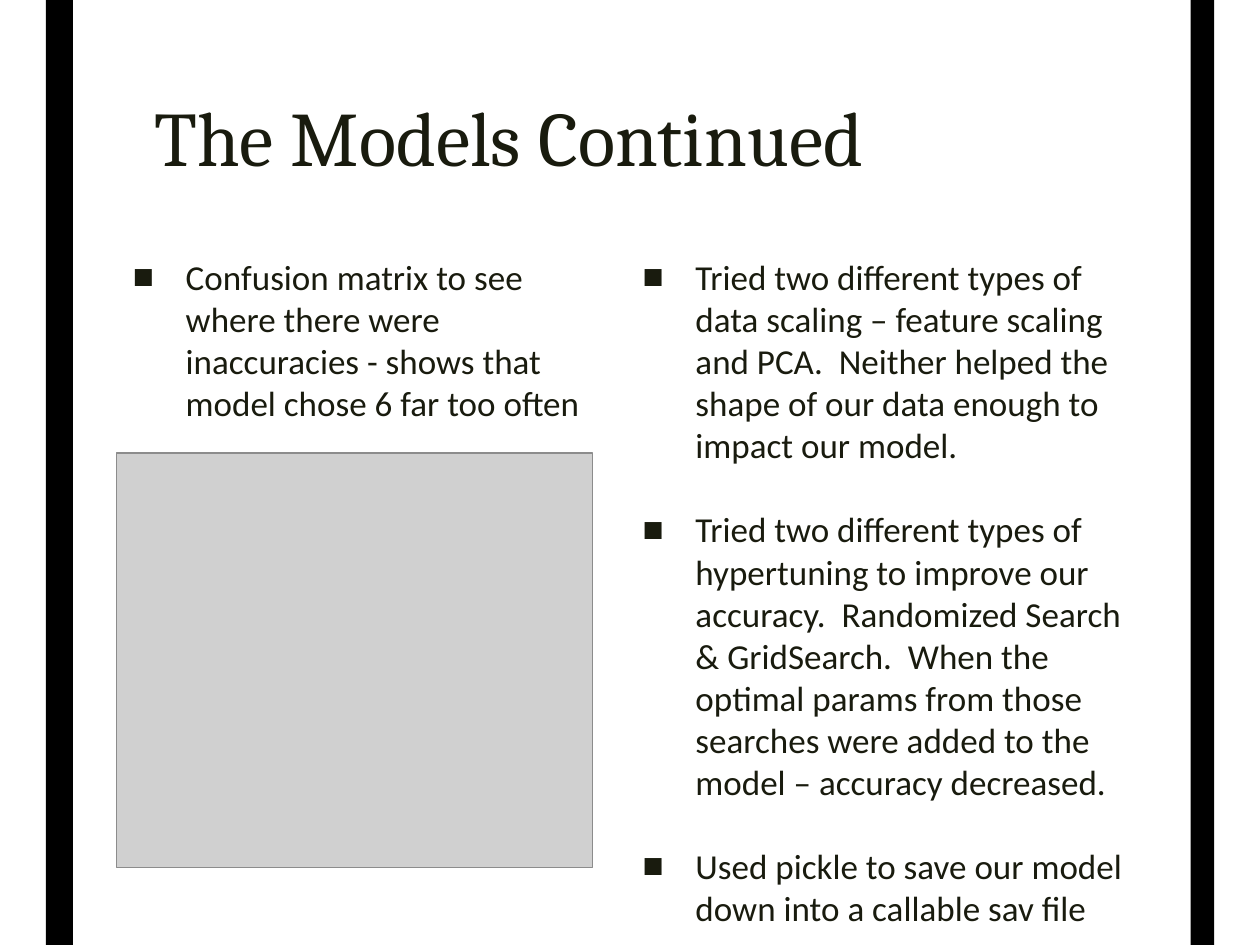
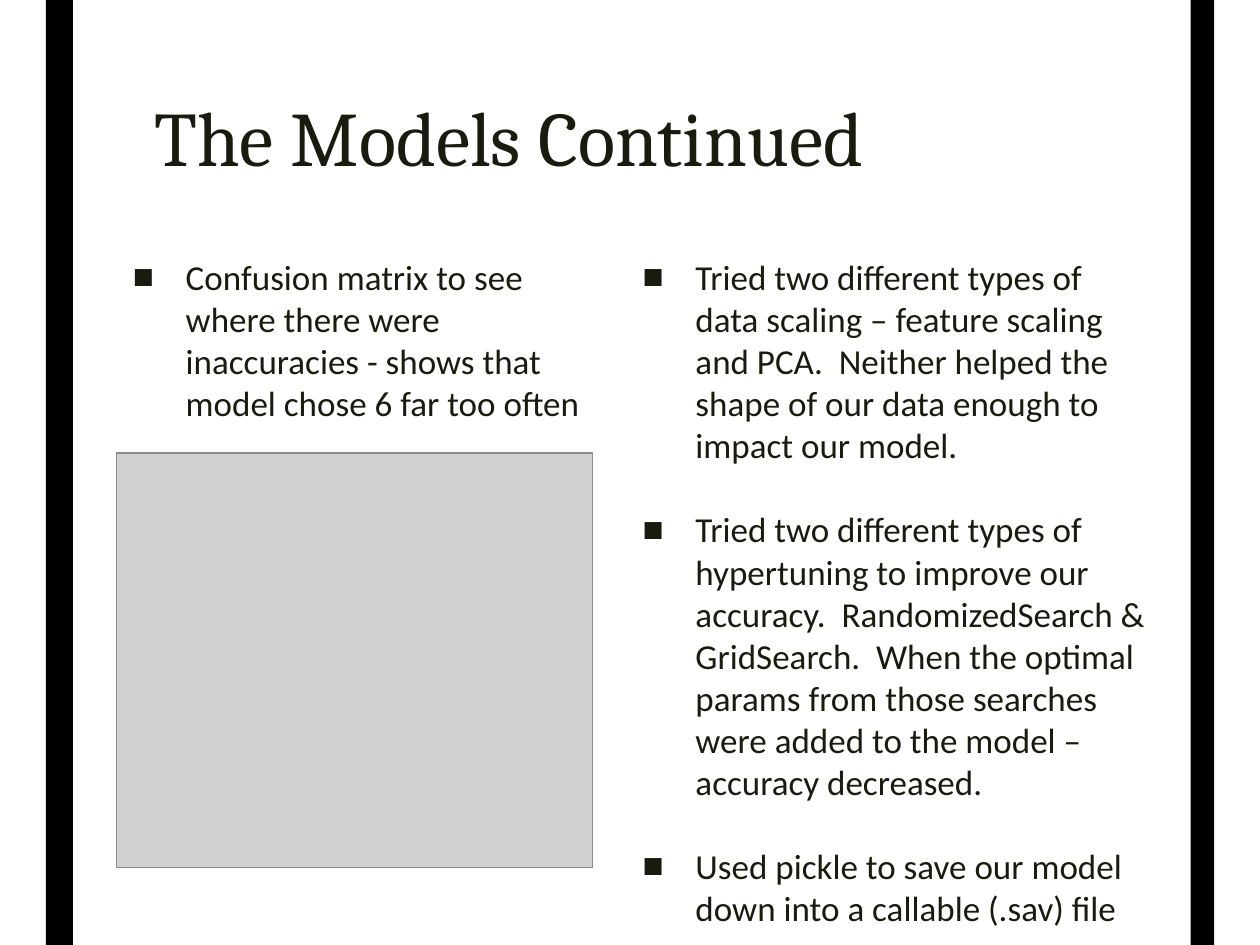
Before and after one commit to Bskinner633/Final-Project-Vino, a slide deck: slide 12 of Slide Show/Presentation_Final_Project_Team_Wine.pptx. Drawn at 1260x945 pixels with LibreOffice and Linux fonts; fonts in the diff are those of the drawing; grey boxes stand for pictures. Boxes give left, top, right and bottom in pixels: in the first picture for what was removed or moved away, otherwise in the second. Text is boxed around its words. In the diff, an @@ line names an element or a change of style, - is before the commit and + after.

```diff
--- a/Slide Show/Presentation_Final_Project_Team_Wine.pptx
+++ b/Slide Show/Presentation_Final_Project_Team_Wine.pptx
@@ text at (695, 517, 1134, 926): text changed @@
-■ Tried two different types of hypertuning to improve our accuracy. Randomized Search & GridSearch. When the optimal params from those searches were added to the model – accuracy decreased.
-■ Used pickle to save our model down into a callable sav file
+■ Tried two different types of hypertuning to improve our accuracy. RandomizedSearch & GridSearch. When the optimal params from those searches were added to the model – accuracy decreased.
+■ Used pickle to save our model down into a callable (.sav) file
```
Also in this commit, not shown: 1 other slide changed, 1 other file.
